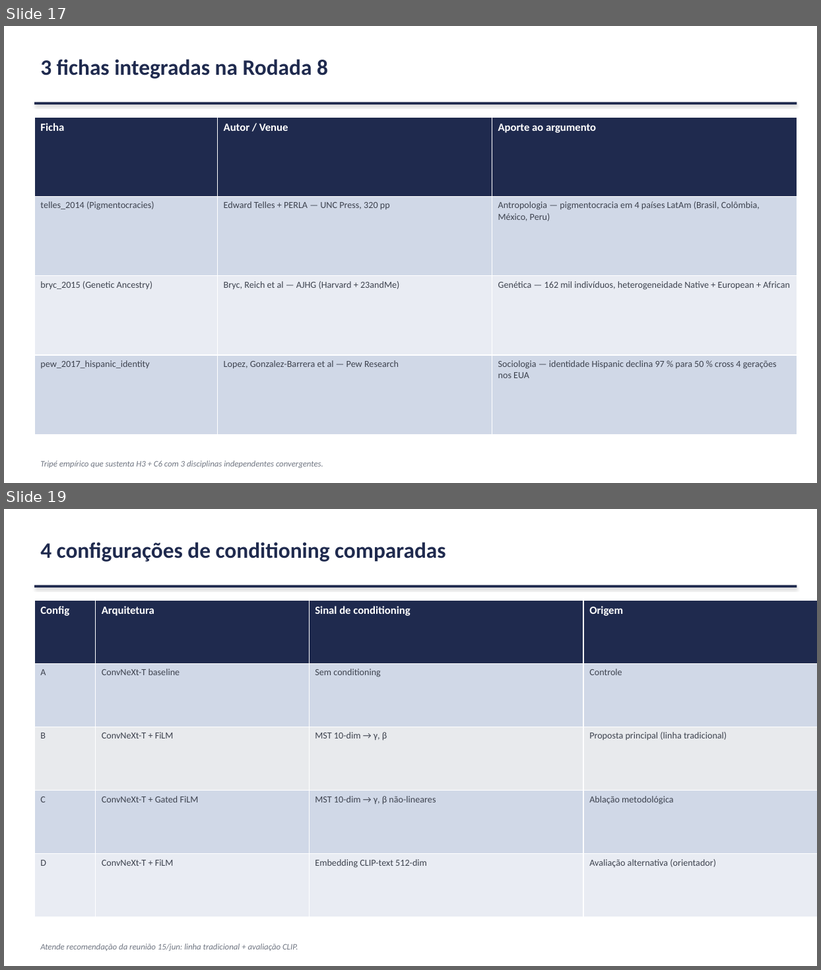
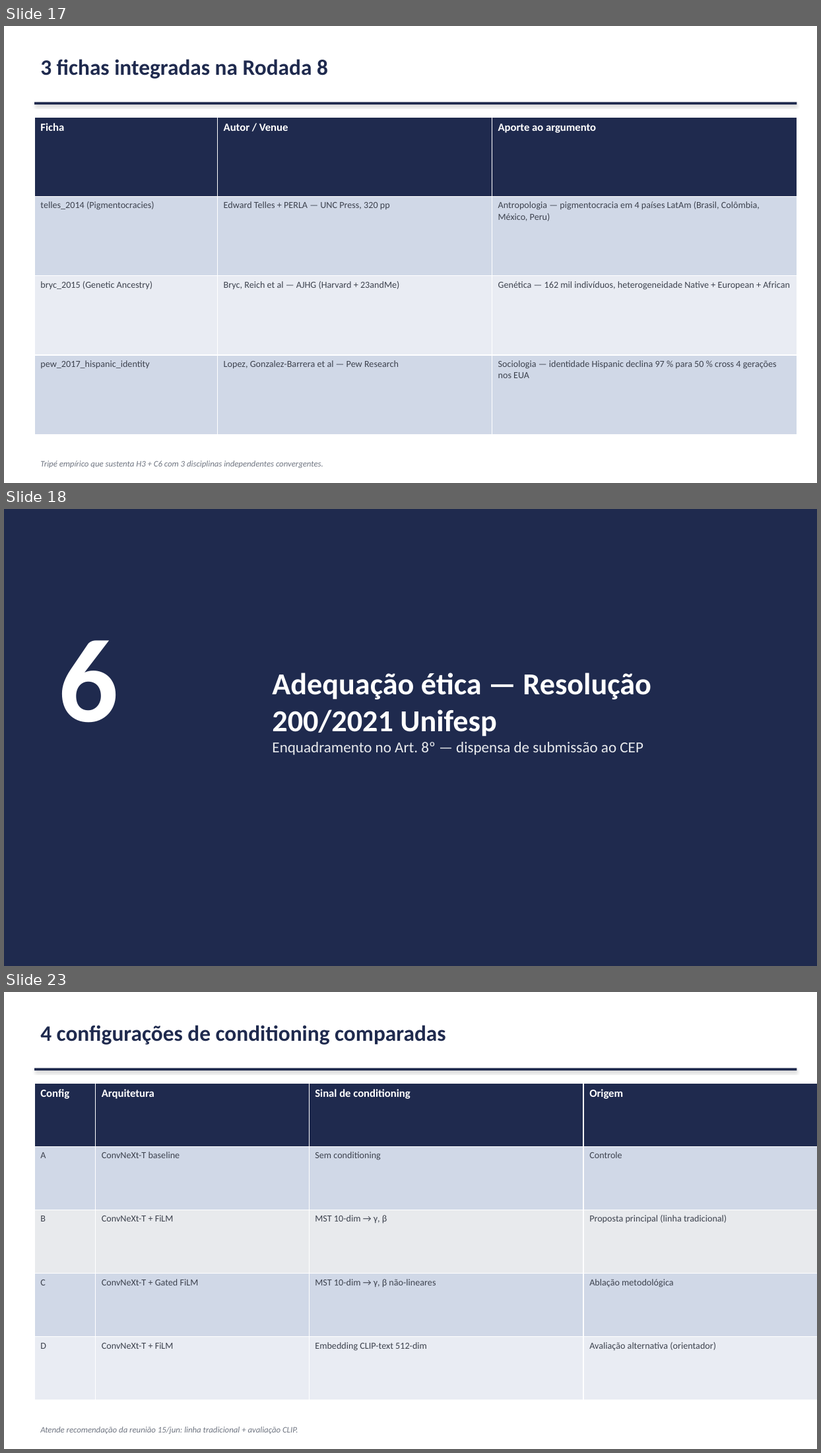
Before and after one commit to marcellozzetti/Facial-Recognition-Models-Mitigating-Bias, a slide deck: docs/ativo/material_reuniao_orientador_2026-06-28.pptx. Shown one above the other, each under a label of ours: slides 17 and 19 before the commit, slides 17, 18 and 23 after it; the slides between them are not shown. The pictures are 821x970 and 821x1453 pixels, drawn with LibreOffice and Linux fonts; fonts in the diff are those of the drawing. Boxes give left, top, right and bottom in pixels: in the first picture for what was removed or moved away, otherwise in the second. Text is boxed around its words. In the diff, an @@ line names an element or a change of style, - is before the commit and + after.

```diff
--- a/docs/ativo/material_reuniao_orientador_2026-06-28.pptx
+++ b/docs/ativo/material_reuniao_orientador_2026-06-28.pptx
@@ slide 18 added at [4, 509, 817, 966], background #FFFFFF @@
@@ rectangle added at [4, 509, 817, 966], fill #1F2A4E @@
@@ text added at [59, 640, 119, 723], 140 pt, text #FFFFFF, bold @@
+6
@@ text added at [272, 673, 651, 755], 18 pt, text #E8EAED @@
+Adequação ética — Resolução 200/2021 Unifesp
+Enquadramento no Art. 8º — dispensa de submissão ao CEP
@@ what was slide 19 is now slide 23 @@
```
Also in this commit, not shown: 4 slides changed, 5 other slides added, 1 slide removed, 6 other files.
